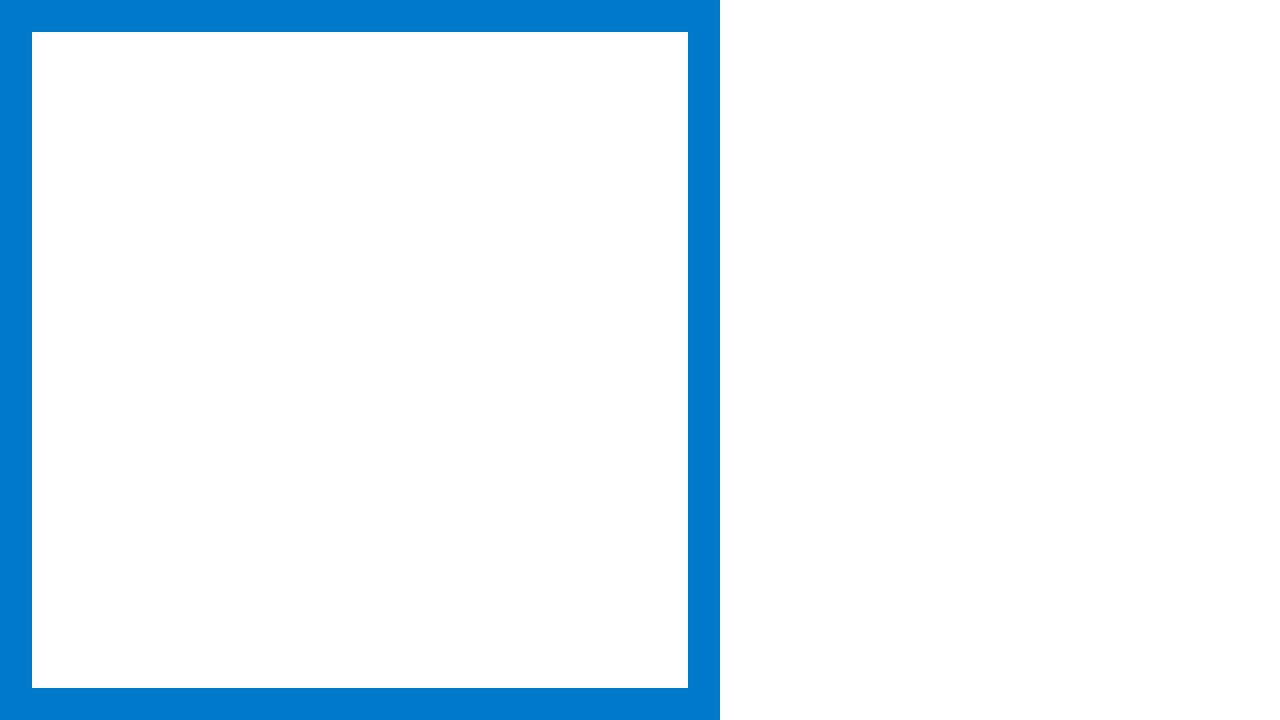
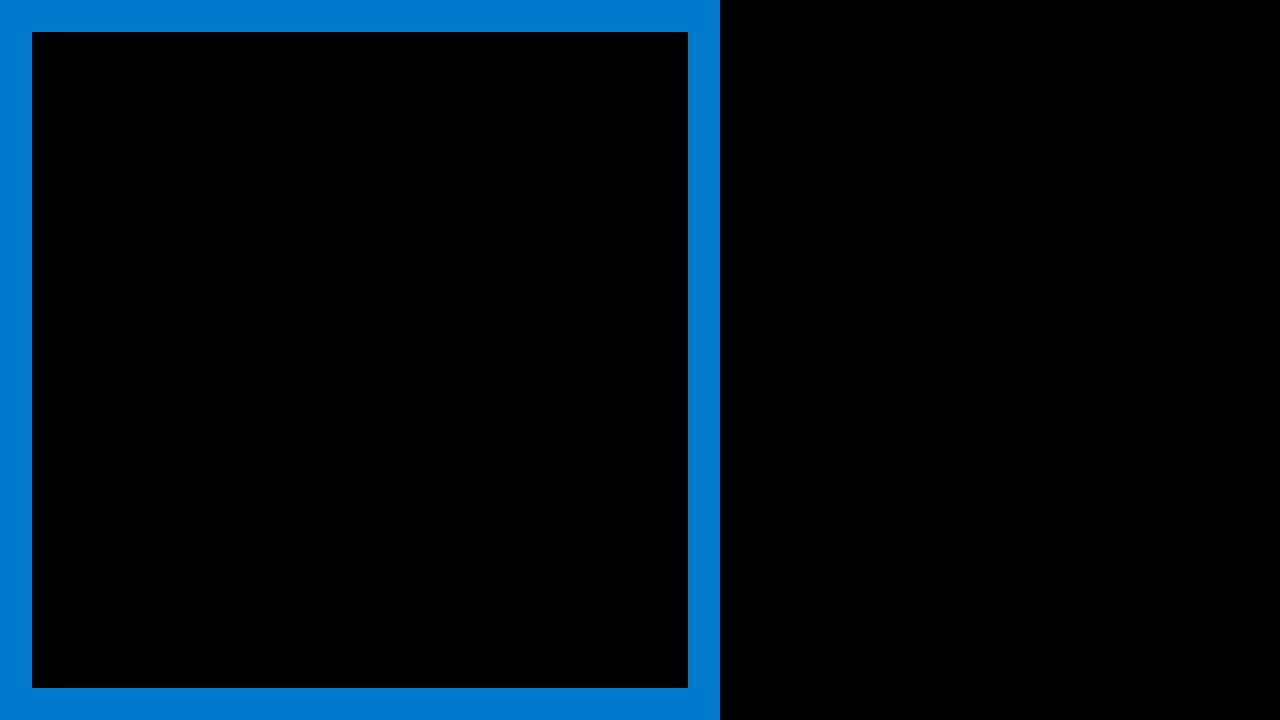
Layer changes from the first 1280×720 image to the second:
painted on "Sfondo" over [32, 0, 1280, 720]
